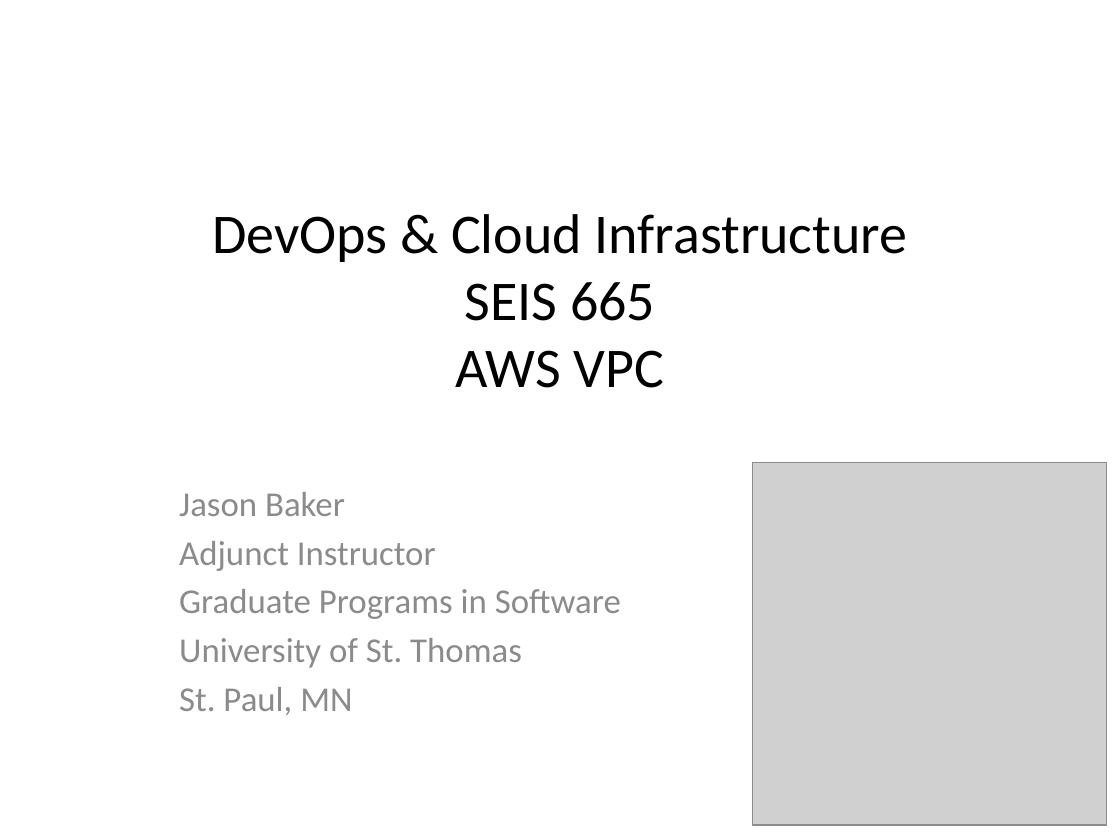
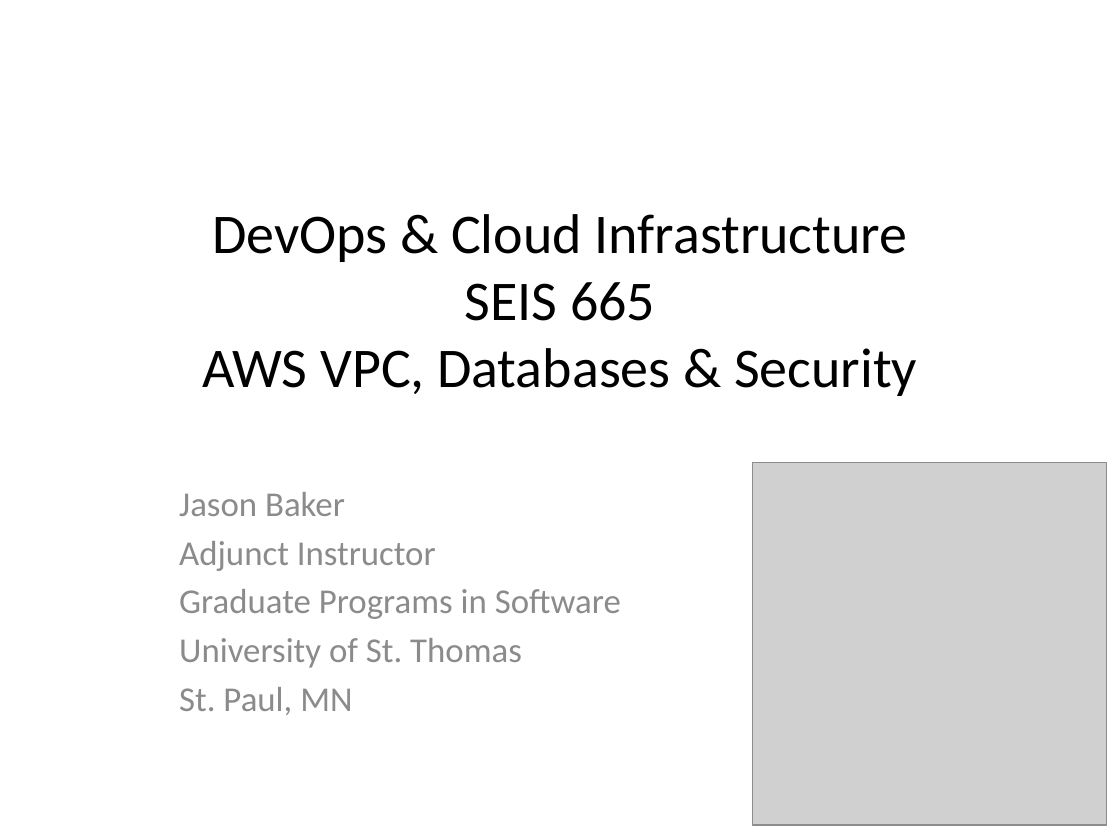
Before and after one commit to jasondbaker/infrastructure-class, a slide deck: slide 1 of lectures/infrastructure-week-4.pptx. Drawn at 1120x840 pixels with LibreOffice and Linux fonts; fonts in the diff are those of the drawing; grey boxes stand for pictures. Boxes give left, top, right and bottom in pixels: in the first picture for what was removed or moved away, otherwise in the second. Text is boxed around its words. In the diff, an @@ line names an element or a change of style, - is before the commit and + after.

```diff
--- a/lectures/infrastructure-week-4.pptx
+++ b/lectures/infrastructure-week-4.pptx
@@ title at [202, 214, 917, 396]: text changed @@
-DevOps & Cloud Infrastructure
-SEIS 665
-AWS VPC
+DevOps & Cloud Infrastructure
+SEIS 665
+AWS VPC, Databases & Security
```
Also in this commit, not shown: 1 other slide changed, 4 other files.
